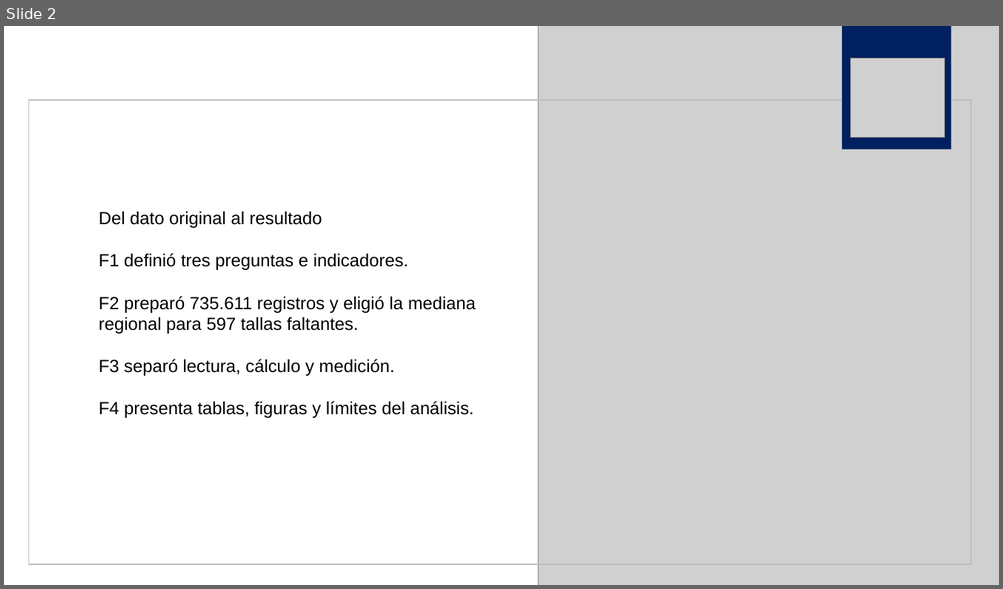
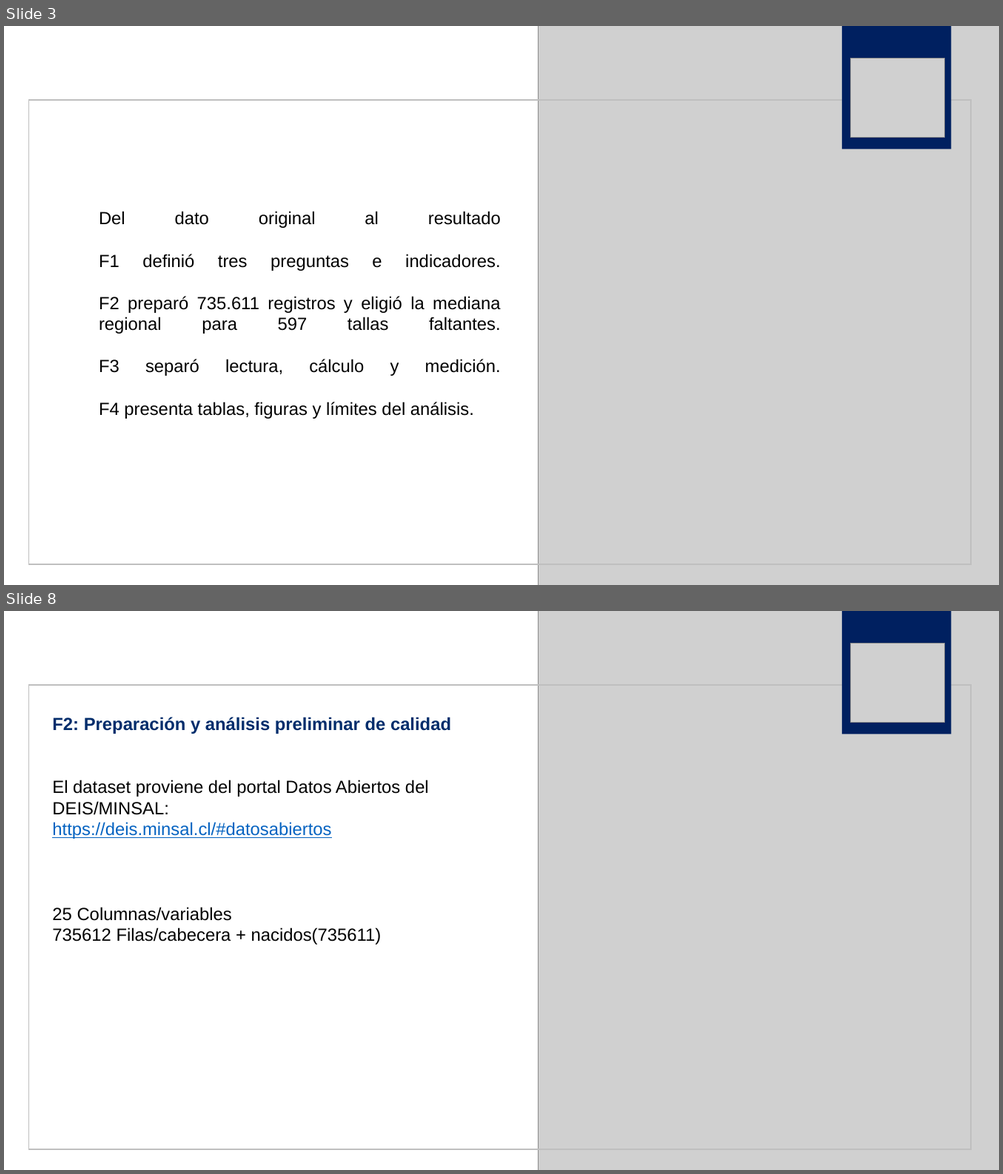
Before and after one commit to jorgealtamiranonavarrete-art/proyecto-grupo2, a slide deck: F4/f4_presentacion_grupo2.pptx. Shown one above the other, each under a label of ours: slide 2 before the commit, slides 3 and 8 after it; the slides between them are not shown. The pictures are 1003x589 and 1003x1174 pixels, drawn with LibreOffice and Linux fonts; fonts in the diff are those of the drawing; grey boxes stand for pictures. Boxes give left, top, right and bottom in pixels: in the first picture for what was removed or moved away, otherwise in the second. Text is boxed around its words. In the diff, an @@ line names an element or a change of style, - is before the commit and + after.

```diff
--- a/F4/f4_presentacion_grupo2.pptx
+++ b/F4/f4_presentacion_grupo2.pptx
@@ slide 8 added at [4,611,999,1170], background #FFFFFF @@
@@ picture added at [538,611,999,1170] @@
@@ rectangle added at [842,611,950,734], fill #002060 @@
@@ picture added at [851,643,945,722] @@
@@ rectangle added at [28,685,971,1150], outline #BFBFBF 1 pt @@
@@ text added at [52,717,451,945], 17 pt, text #000000 @@
+F2: Preparación y análisis preliminar de calidad
+El dataset proviene del portal Datos Abiertos del DEIS/MINSAL:
+https://deis.minsal.cl/#datosabiertos
+25 Columnas/variables
+735612 Filas/cabecera + nacidos(735611)
@@ what was slide 2 is now slide 3 @@
@@ slide 3 changed as well @@
@@ text "Del dato original al resultado ..." at [99,211,501,419]: alignment left to justified @@
```
Also in this commit, not shown: 2 other slides changed, 15 other slides added, 3 slides removed.
